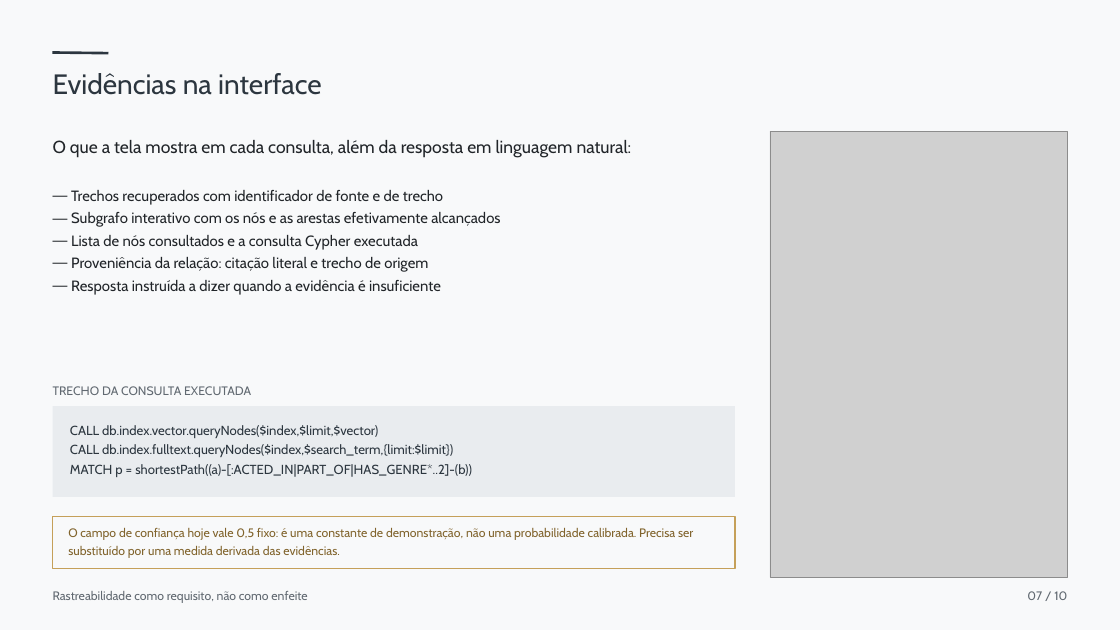
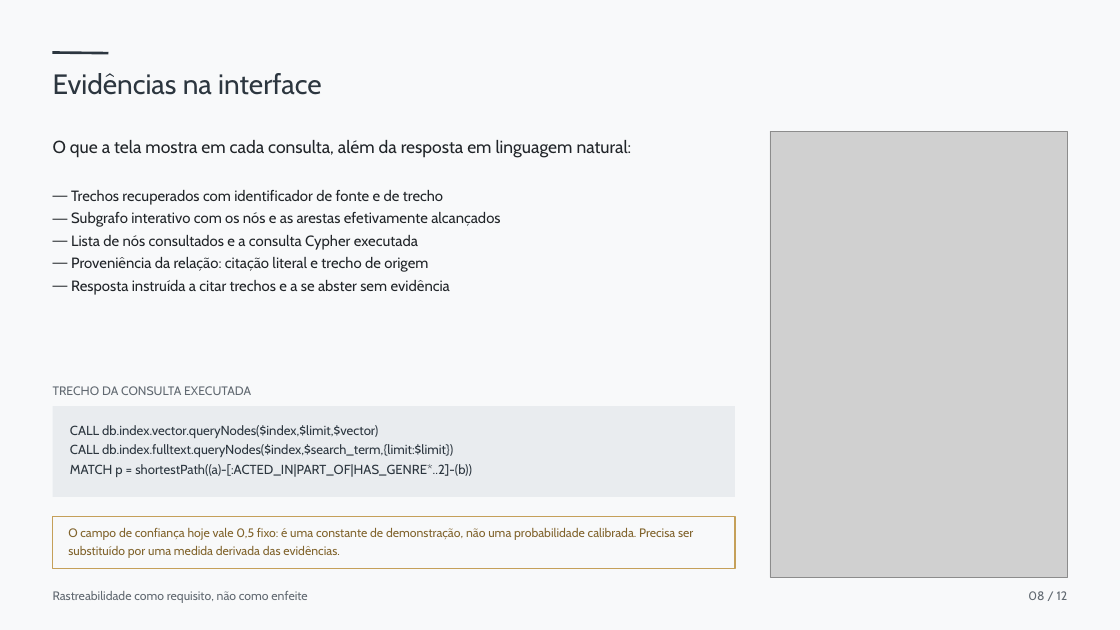
Before and after one commit to ARTHURNOBREGA1268/cinegrafo, a slide deck: slide 8 of docs/06_apresentacao_10pila.pptx (slide 7 before the commit). Drawn at 1120x630 pixels with LibreOffice and Linux fonts; fonts in the diff are those of the drawing; grey boxes stand for pictures. Boxes give left, top, right and bottom in pixels: in the first picture for what was removed or moved away, otherwise in the second. Text is boxed around its words. In the diff, an @@ line names an element or a change of style, - is before the commit and + after.

```diff
--- a/docs/06_apresentacao_10pila.pptx
+++ b/docs/06_apresentacao_10pila.pptx
@@ text at (x1=71, y1=280, x2=450, y2=295): text changed @@
-— Resposta instruída a dizer quando a evidência é insuficiente
+— Resposta instruída a citar trechos e a se abster sem evidência
@@ text at (x1=1028, y1=591, x2=1068, y2=600): text changed @@
-07 / 10
+08 / 12
```
Also in this commit, not shown: 9 other slides changed, 2 slides added.
